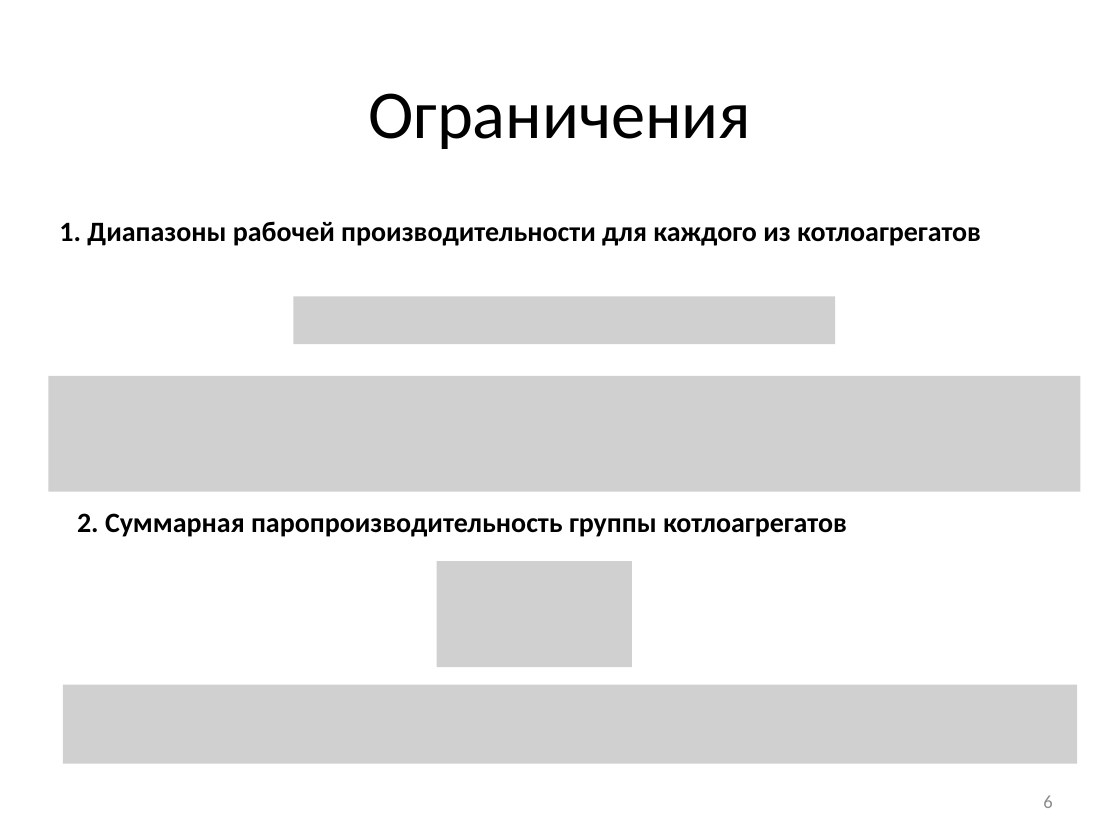
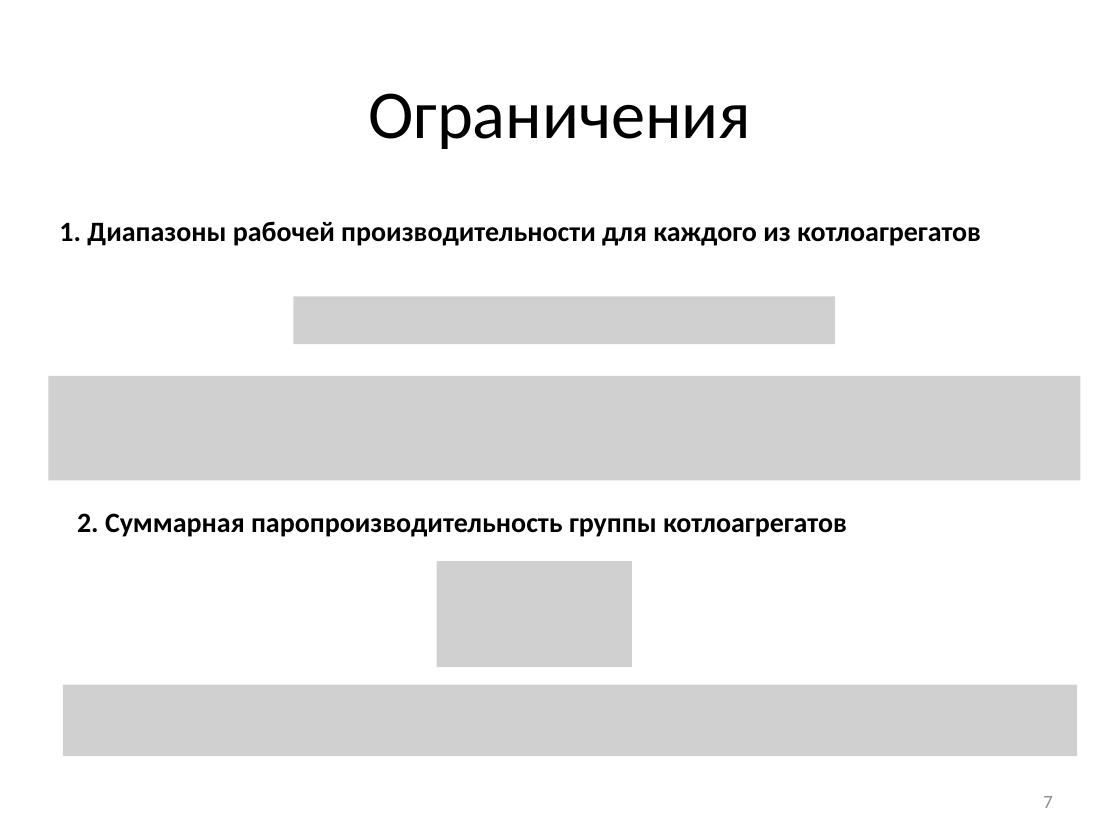
Before and after one commit to arkuzmin/diplom, a slide deck: slide 7 of optimization/4 семестр/РПЗ/Презентация_v2.0.pptx (slide 6 before the commit). Drawn at 1120x840 pixels with LibreOffice and Linux fonts; fonts in the diff are those of the drawing; grey boxes stand for pictures. Boxes give left, top, right and bottom in pixels: in the first picture for what was removed or moved away, otherwise in the second. Text is boxed around its words. In the diff, an @@ line names an element or a change of style, - is before the commit and + after.

```diff
--- a/optimization/4 семестр/РПЗ/Презентация_v2.0.pptx
+++ b/optimization/4 семестр/РПЗ/Презентация_v2.0.pptx
@@ picture: place and size @@
-picture at bbox=[48, 376, 1080, 492]
+picture at bbox=[48, 376, 1080, 480]
@@ picture: place and size @@
-picture at bbox=[63, 684, 1077, 764]
+picture at bbox=[63, 684, 1077, 756]
@@ page number at bbox=[1043, 796, 1052, 808]: text changed @@
-6
+7
```
Also in this commit, not shown: 13 other slides changed, 1 slide added, 2 slides removed.
